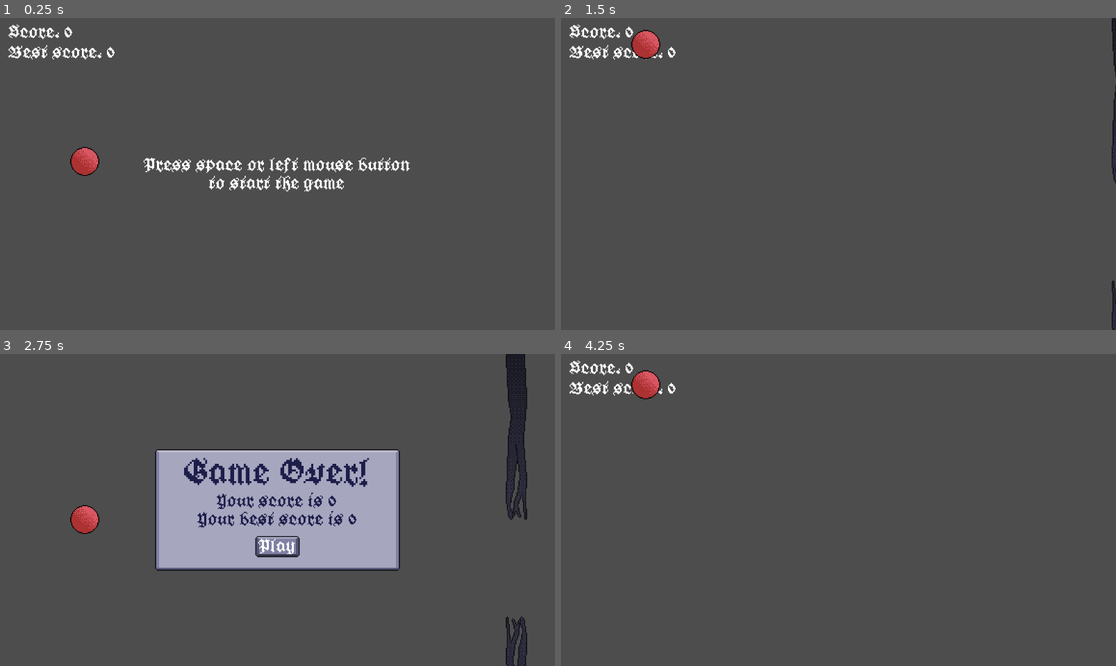
Above: before the commit, frames 1-4 (two rows, left to right).
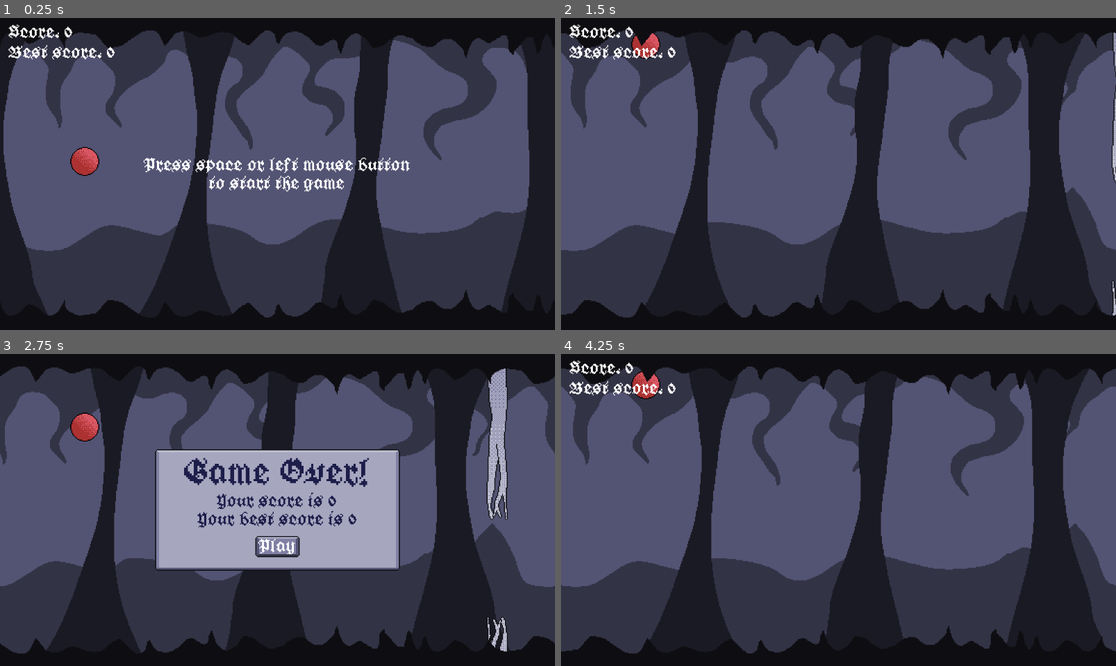
Above: after the commit, the same moments.

Repository: Mvgedev/flappy
Game: Godot game, scene res://scenes/game_screen.tscn
Same seed, same stepped clock (60 frames per second), same inputs: the game is played once before the commit and once after it.
Inputs:
- Up to frame 1 (0.25 s): no input
- Up to frame 2 (1.5 s): tap Space (Flap) at 0.5, 0.77, 1.07 s
- Up to frame 3 (2.75 s): tap Space (Flap) at 1.52, 1.82 s
- Up to frame 4 (4.25 s): click "Play" at 2.75 s; tap Space (Flap) at 3.5, 3.77, 4.07 s

The runs differ from the first frame. In frame 1, 98% of the frame differs, in the area x 0-100%, y 0-100%; in frame 2, 99%; in frame 3, 82%; in frame 4, 99%.

Commit message:
Adding Background and parallax effect
- Adding Foreground sprite
- Adding Middleground rocks sprite
- Adding Middleground tentacles sprite
- Adding Background sprite (might not be ideal)
- Adding Parallax2D nodes to handle scrolling
- Fix a bug with Killzone timer
---> Moved Killezone timer in scoringSystem to handle directly game over there

Diff:
--- a/scenes/game_screen.tscn
+++ b/scenes/game_screen.tscn
@@ -1,8 +1,12 @@
-[gd_scene load_steps=12 format=3 uid="uid://c5gydx4og72e"]
+[gd_scene load_steps=16 format=3 uid="uid://c5gydx4og72e"]
 
 [ext_resource type="PackedScene" uid="uid://bqt183ikvb1ni" path="res://scenes/player.tscn" id="1_8mhku"]
 [ext_resource type="Script" uid="uid://d1g147ojau25o" path="res://scripts/game_manager.gd" id="1_85ytm"]
+[ext_resource type="Texture2D" uid="uid://cjcgxip2mdvsa" path="res://assets/sprites/background.png" id="1_vnpv3"]
+[ext_resource type="Texture2D" uid="uid://5veg4qanxl7n" path="res://assets/sprites/mid_bg2.png" id="2_2yu03"]
+[ext_resource type="Texture2D" uid="uid://bj3eignyh0rxf" path="res://assets/sprites/foreground.png" id="2_4m8lb"]
 [ext_resource type="PackedScene" uid="uid://cyo4n6qvd65tp" path="res://scenes/killzone.tscn" id="3_3uriw"]
+[ext_resource type="Texture2D" uid="uid://dag12bwiwf4qf" path="res://assets/sprites/mid_background.png" id="3_5vo8s"]
 [ext_resource type="Texture2D" uid="uid://d0i20lu022q7k" path="res://assets/sprites/UI Box.png" id="3_rxmqw"]
 [ext_resource type="FontFile" uid="uid://yxv4f1wj3ql8" path="res://assets/fonts/GothicPixels.ttf" id="4_dv2sx"]
 [ext_resource type="Texture2D" uid="uid://c5pk38y6wc0pu" path="res://assets/sprites/Button_Normal.png" id="5_dthvl"]
@@ -22,6 +26,42 @@
 b = Vector2(0, -160)
 
 [node name="GameScreen" type="Node2D"]
+
+[node name="Landscape" type="Node" parent="."]
+
+[node name="Background" type="Sprite2D" parent="Landscape"]
+texture = ExtResource("1_vnpv3")
+
+[node name="ParallaxTentacles" type="Parallax2D" parent="Landscape"]
+scroll_scale = Vector2(-1, 0)
+repeat_size = Vector2(576, 0)
+autoscroll = Vector2(-30, 0)
+follow_viewport = false
+ignore_camera_scroll = true
+
+[node name="Sprite2D" type="Sprite2D" parent="Landscape/ParallaxTentacles"]
+texture = ExtResource("2_2yu03")
+
+[node name="ParallaxRocks" type="Parallax2D" parent="Landscape"]
+scroll_scale = Vector2(-1, 0)
+repeat_size = Vector2(576, 0)
+autoscroll = Vector2(-50, 0)
+follow_viewport = false
+ignore_camera_scroll = true
+
+[node name="RocksMidground" type="Sprite2D" parent="Landscape/ParallaxRocks"]
+texture = ExtResource("3_5vo8s")
+
+[node name="ParallaxForeground" type="Parallax2D" parent="Landscape"]
+scroll_scale = Vector2(-1, 0)
+repeat_size = Vector2(576, 0)
+autoscroll = Vector2(-70, 0)
+follow_viewport = false
+ignore_camera_scroll = true
+
+[node name="Cave Foreground" type="Sprite2D" parent="Landscape/ParallaxForeground"]
+z_index = 5
+texture = ExtResource("2_4m8lb")
 
 [node name="GameManager" type="Node" parent="."]
 unique_name_in_owner = true
@@ -111,48 +151,18 @@
 horizontal_alignment = 1
 vertical_alignment = 1
 
-[node name="Borders" type="Node" parent="."]
-
-[node name="KillzoneBottom" parent="Borders" instance=ExtResource("3_3uriw")]
-position = Vector2(0, 168)
-
-[node name="CollisionShape2D" type="CollisionShape2D" parent="Borders/KillzoneBottom"]
-shape = SubResource("SegmentShape2D_3uriw")
-
-[node name="KillzoneTop" parent="Borders" instance=ExtResource("3_3uriw")]
-position = Vector2(0, -167)
-
-[node name="CollisionShape2D" type="CollisionShape2D" parent="Borders/KillzoneTop"]
-shape = SubResource("SegmentShape2D_dv2sx")
-
-[node name="BorderLeft" type="Area2D" parent="Borders"]
-position = Vector2(-336, 1)
-collision_mask = 4
-
-[node name="CollisionShape2D" type="CollisionShape2D" parent="Borders/BorderLeft"]
-shape = SubResource("SegmentShape2D_rxmqw")
-
-[node name="BorderRight" type="Area2D" parent="Borders"]
-position = Vector2(393, 1)
-collision_layer = 3
-
-[node name="CollisionShape2D" type="CollisionShape2D" parent="Borders/BorderRight"]
-shape = SubResource("SegmentShape2D_rxmqw")
-
-[node name="Obstacles" type="Node" parent="."]
-
-[node name="Labels" type="Node" parent="."]
-
-[node name="Score" type="Label" parent="Labels"]
+[node name="Labels" type="Node" parent="CanvasLayer"]
+
+[node name="Score" type="Label" parent="CanvasLayer/Labels"]
 offset_left = -279.0
 offset_top = -155.0
-offset_right = -239.0
+offset_right = -208.0
 offset_bottom = -132.0
 theme_override_fonts/font = ExtResource("4_dv2sx")
 theme_override_font_sizes/font_size = 16
 text = "Score: X"
 
-[node name="Best Score" type="Label" parent="Labels"]
+[node name="Best Score" type="Label" parent="CanvasLayer/Labels"]
 offset_left = -279.0
 offset_top = -134.0
 offset_right = -115.0
@@ -161,7 +171,7 @@
 theme_override_font_sizes/font_size = 16
 text = "Best score: X"
 
-[node name="Instruction" type="Label" parent="Labels"]
+[node name="Instruction" type="Label" parent="CanvasLayer/Labels"]
 anchors_preset = 8
 anchor_left = 0.5
 anchor_top = 0.5
@@ -179,6 +189,36 @@
 to start the game"
 horizontal_alignment = 1
 
+[node name="Borders" type="Node" parent="."]
+
+[node name="KillzoneBottom" parent="Borders" instance=ExtResource("3_3uriw")]
+position = Vector2(0, 168)
+
+[node name="CollisionShape2D" type="CollisionShape2D" parent="Borders/KillzoneBottom"]
+shape = SubResource("SegmentShape2D_3uriw")
+
+[node name="KillzoneTop" parent="Borders" instance=ExtResource("3_3uriw")]
+position = Vector2(0, -167)
+
+[node name="CollisionShape2D" type="CollisionShape2D" parent="Borders/KillzoneTop"]
+shape = SubResource("SegmentShape2D_dv2sx")
+
+[node name="BorderLeft" type="Area2D" parent="Borders"]
+position = Vector2(-336, 1)
+collision_mask = 4
+
+[node name="CollisionShape2D" type="CollisionShape2D" parent="Borders/BorderLeft"]
+shape = SubResource("SegmentShape2D_rxmqw")
+
+[node name="BorderRight" type="Area2D" parent="Borders"]
+position = Vector2(393, 1)
+collision_layer = 3
+
+[node name="CollisionShape2D" type="CollisionShape2D" parent="Borders/BorderRight"]
+shape = SubResource("SegmentShape2D_rxmqw")
+
+[node name="Obstacles" type="Node" parent="."]
+
 [connection signal="button_down" from="CanvasLayer/UIPanel/TextureRect/RetryButton" to="CanvasLayer/UIPanel/TextureRect/RetryButton" method="_on_button_down"]
 [connection signal="button_up" from="CanvasLayer/UIPanel/TextureRect/RetryButton" to="CanvasLayer/UIPanel/TextureRect/RetryButton" method="_on_button_up"]
 [connection signal="pressed" from="CanvasLayer/UIPanel/TextureRect/RetryButton" to="GameManager" method="_on_retry_button_pressed"]
--- a/scenes/killzone.tscn
+++ b/scenes/killzone.tscn
@@ -7,10 +7,4 @@
 collision_mask = 2
 script = ExtResource("1_xlapc")
 
-[node name="Timer" type="Timer" parent="."]
-wait_time = 0.6
-one_shot = true
-ignore_time_scale = true
-
 [connection signal="body_entered" from="." to="." method="_on_body_entered"]
-[connection signal="timeout" from="Timer" to="." method="_on_timer_timeout"]
--- a/scenes/obstacle.tscn
+++ b/scenes/obstacle.tscn
@@ -1,6 +1,6 @@
 [gd_scene load_steps=4 format=3 uid="uid://dp6hjc82g11om"]
 
-[ext_resource type="Texture2D" uid="uid://bn4wofrdeekrj" path="res://assets/sprites/Tentacle.png" id="1_drdry"]
+[ext_resource type="Texture2D" uid="uid://bfdxadr3tj83i" path="res://assets/sprites/Tentacle_white.png" id="1_drdry"]
 [ext_resource type="PackedScene" uid="uid://cyo4n6qvd65tp" path="res://scenes/killzone.tscn" id="2_drdry"]
 
 [sub_resource type="RectangleShape2D" id="RectangleShape2D_drdry"]
--- a/scripts/game_manager.gd
+++ b/scripts/game_manager.gd
@@ -4,14 +4,19 @@
 @onready var obstacles: Node = $"../Obstacles"
 @onready var border_right: Area2D = $"../Borders/BorderRight"
 
-#Labels
-@onready var score: Label = $"../Labels/Score"
-@onready var best_score: Label = $"../Labels/Best Score"
-@onready var instruction: Label = $"../Labels/Instruction"
+#UI
+@onready var score: Label = $"../CanvasLayer/Labels/Score"
+@onready var best_score: Label = $"../CanvasLayer/Labels/Best Score"
+@onready var instruction: Label = $"../CanvasLayer/Labels/Instruction"
+
 @onready var game_over: Label = $"../CanvasLayer/UIPanel/TextureRect/GameOver"
 @onready var recap_score: Label = $"../CanvasLayer/UIPanel/TextureRect/Recap score"
 @onready var ui_panel: Control = $"../CanvasLayer/UIPanel"
 
+#Landscape
+@onready var parallax_foreground: Parallax2D = $"../Landscape/ParallaxForeground"
+@onready var parallax_rocks: Parallax2D = $"../Landscape/ParallaxRocks"
+@onready var parallax_tentacles: Parallax2D = $"../Landscape/ParallaxTentacles"
 
 var OBSTACLES_PAIR = preload("res://scenes/obstacles_pair.tscn")
 # Spawn y -80 to y 80 for obstacles
@@ -19,6 +24,9 @@
 # Game values
 var game_start = false
 var obs_speed = 100
+var foreground_speed = -70
+var rocks_speed = -50
+var tentacles_speed = -30
 
 
 # Called when the node enters the scene tree for the first time.
@@ -42,6 +50,7 @@
 
 func end_game():
 	obs_speed = 0
+	stop_parallax()
 	player.dead = true
 	score.visible = false
 	best_score.visible = false
@@ -60,8 +69,17 @@
 
 
 func obstacle_speed_variant():
-	obs_speed = 100 + ScoreSystem.cur_score * 10
+	var boost = ScoreSystem.cur_score * 10
+	obs_speed = 100 + boost
+	parallax_foreground.autoscroll = Vector2(foreground_speed + -boost, 0)
+	parallax_rocks.autoscroll = Vector2(rocks_speed + -boost, 0)
+	parallax_tentacles.autoscroll = Vector2(tentacles_speed + -boost, 0)
 
+
+func stop_parallax():
+	parallax_foreground.autoscroll = Vector2(0, 0)
+	parallax_rocks.autoscroll = Vector2(0,0)
+	parallax_tentacles.autoscroll = Vector2(0,0)
 
 func _on_border_left_area_entered(area: Area2D) -> void:
 	area.queue_free()
--- a/scripts/killzone.gd
+++ b/scripts/killzone.gd
@@ -1,14 +1,6 @@
 extends Area2D
 
-@onready var timer: Timer = $Timer
-
 func _on_body_entered(body: Node2D) -> void:
-	Engine.time_scale = 0.5
 	body.dead = true
 	body.get_node("CollisionShape2D").queue_free()
-	timer.start()
-
-
-func _on_timer_timeout() -> void:
-	Engine.time_scale = 1
 	ScoreSystem.end_game()
--- a/scripts/score_system.gd
+++ b/scripts/score_system.gd
@@ -27,5 +27,9 @@
 		pb_score = data["pb_score"] as int
 
 func end_game():
+	var timer = get_tree().create_timer(0.5)
+	Engine.time_scale = 0.5
+	await timer.timeout
+	Engine.time_scale = 1
 	emit_signal("game_over")
 	save_score()
Binary file added: assets/sprites/Tentacle_white.png
Not shown, added: assets/sprites/Tentacle_white.png.import
Binary file added: assets/sprites/background.png
Not shown, added: assets/sprites/background.png.import
Binary file added: assets/sprites/foreground.png
Not shown, added: assets/sprites/foreground.png.import
Binary file added: assets/sprites/mid_background.png
Not shown, added: assets/sprites/mid_background.png.import
Binary file added: assets/sprites/mid_bg2.png
Not shown, added: assets/sprites/mid_bg2.png.import
